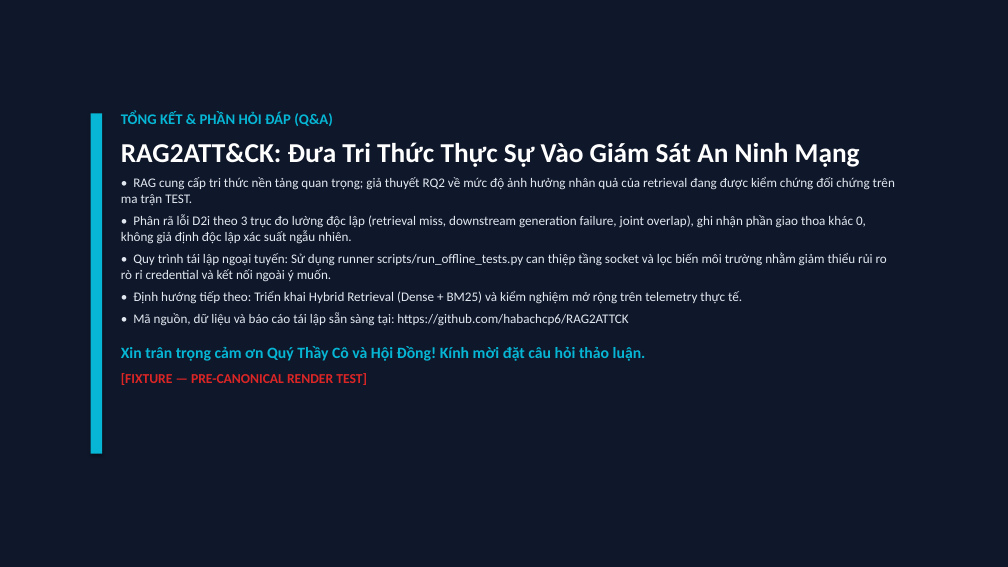
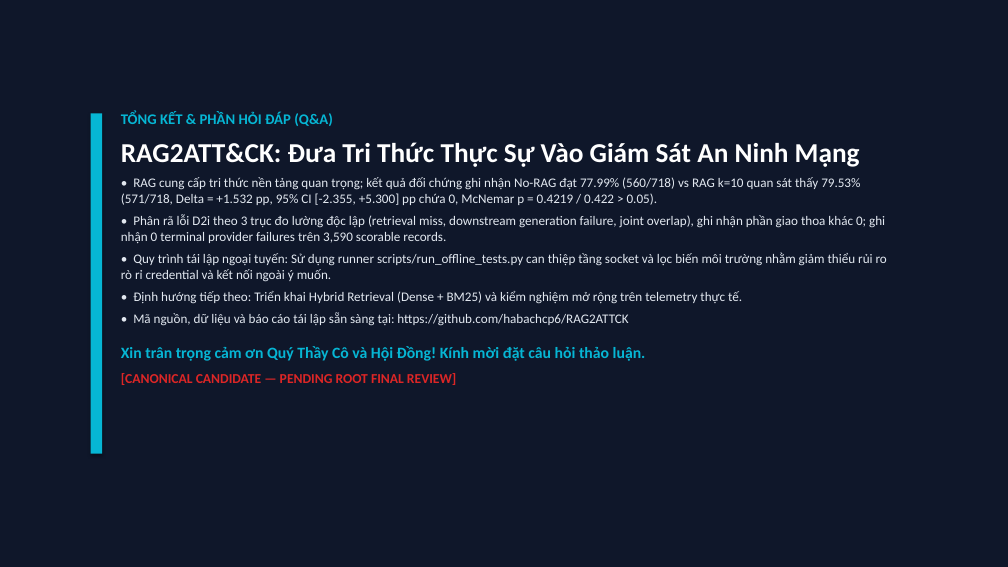
Before and after one commit to habachcp6/RAG2ATTCK, a slide deck: slide 12 of docs/presentation/slides.pptx. Drawn at 1008x567 pixels with LibreOffice and Linux fonts; fonts in the diff are those of the drawing. Boxes give left, top, right and bottom in pixels: in the first picture for what was removed or moved away, otherwise in the second. Text is boxed around its words. In the diff, an @@ line names an element or a change of style, - is before the commit and + after.

Commit message:
feat(slides): canonical consumer adapter, dynamic metric bundle injection, and 0.4219 McNemar alignment

```diff
--- a/docs/presentation/slides.pptx
+++ b/docs/presentation/slides.pptx
@@ text at box(121, 177, 885, 243): text changed @@
-• RAG cung cấp tri thức nền tảng quan trọng; giả thuyết RQ2 về mức độ ảnh hưởng nhân quả của retrieval đang được kiểm chứng đối chứng trên ma trận TEST.
-• Phân rã lỗi D2i theo 3 trục đo lường độc lập (retrieval miss, downstream generation failure, joint overlap), ghi nhận phần giao thoa khác 0, không giả định độc lập xác suất ngẫu nhiên.
+• RAG cung cấp tri thức nền tảng quan trọng; kết quả đối chứng ghi nhận No-RAG đạt 77.99% (560/718) vs RAG k=10 quan sát thấy 79.53% (571/718, Delta = +1.532 pp, 95% CI [-2.355, +5.300] pp chứa 0, McNemar p = 0.4219 / 0.422 > 0.05).
+• Phân rã lỗi D2i theo 3 trục đo lường độc lập (retrieval miss, downstream generation failure, joint overlap), ghi nhận phần giao thoa khác 0; ghi nhận 0 terminal provider failures trên 3,590 scorable records.
@@ text at box(121, 373, 456, 385): text changed @@
-[FIXTURE — PRE-CANONICAL RENDER TEST]
+[CANONICAL CANDIDATE — PENDING ROOT FINAL REVIEW]
```
Also in this commit, not shown: 11 other slides changed, 19 other files.
